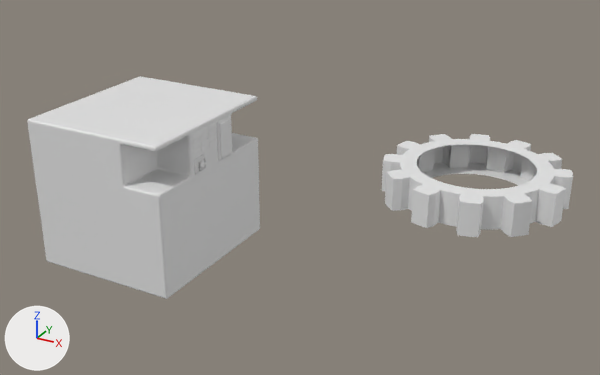
The Blender file walle.blend: old version first, new version second.
Rendered twice from a 50 mm lens placed at (6.66, -8.02, 4.35), pointed at (1.98, 0.49, 0.1). Lighting does not change. The marker at lower left points along +X, +Y and +Z.
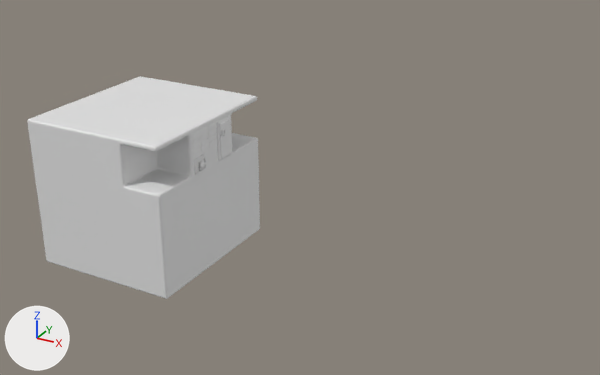
What differs and where, as boxes [x1, y1, x2, y2] in the pictures (600 x 375 px):
'Gear', deleted: before [382, 134, 573, 237]

What changed in the scene script:
```text
Remove ob_gear:
    ob_gear = bpy.data.objects.new('Gear', me_gear)
    ob_gear.location = (4.076, 1.005, 0.431)
```
